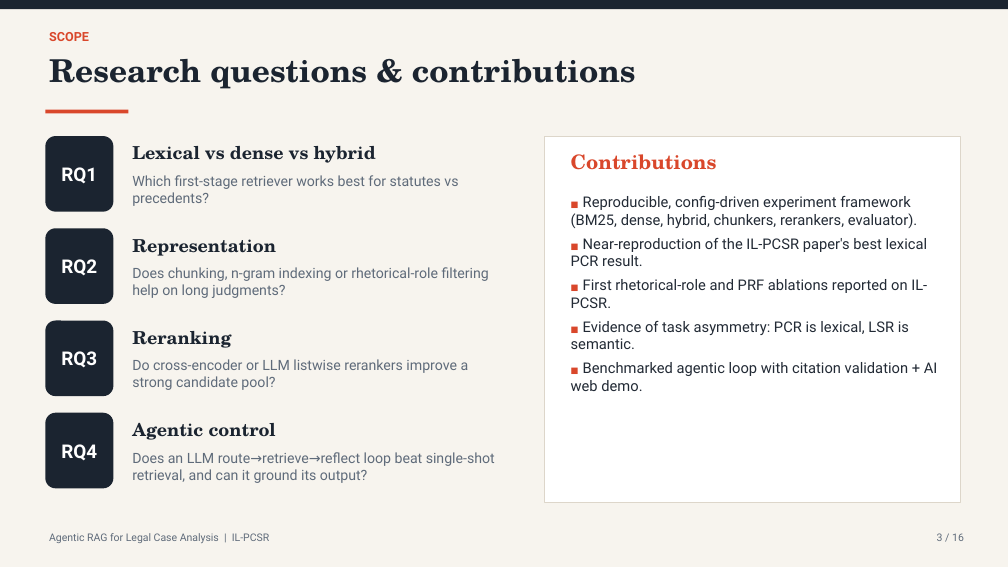
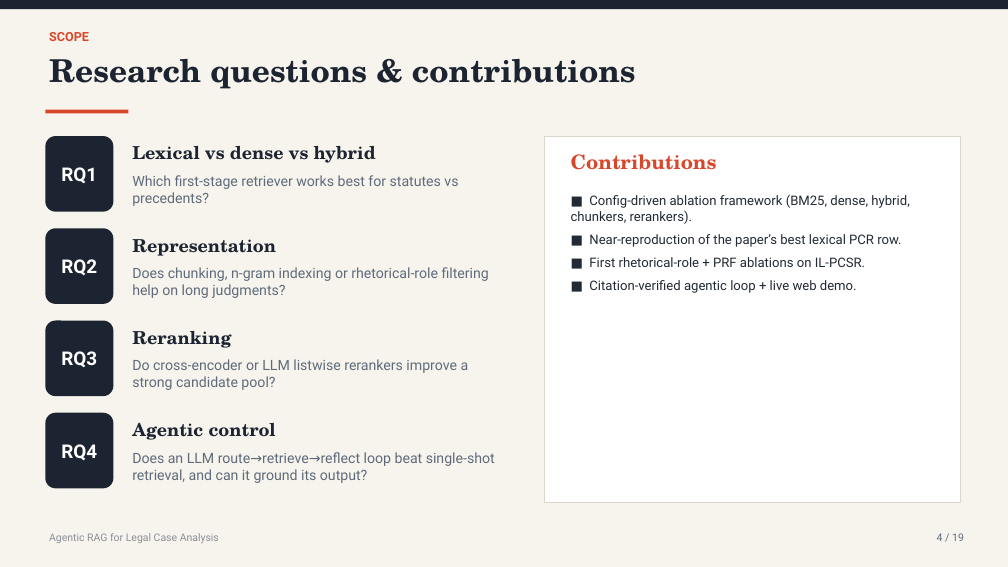
Before and after one commit to sakshi-patil-1111/legal-rag, a slide deck: slide 4 of BTech_Latex_Report/Legal_RAG_Project.pptx (slide 3 before the commit). Drawn at 1008x567 pixels with LibreOffice and Linux fonts; fonts in the diff are those of the drawing. Boxes give left, top, right and bottom in pixels: in the first picture for what was removed or moved away, otherwise in the second. Text is boxed around its words. In the diff, an @@ line names an element or a change of style, - is before the commit and + after.

```diff
--- a/BTech_Latex_Report/Legal_RAG_Project.pptx
+++ b/BTech_Latex_Report/Legal_RAG_Project.pptx
@@ text at box(571, 194, 909, 267): text changed; size 14 to 12.5 pt @@
-■ Reproducible, config-driven experiment framework (BM25, dense, hybrid, chunkers, rerankers, evaluator).
-■ Near-reproduction of the IL-PCSR paper's best lexical PCR result.
-■ First rhetorical-role and PRF ablations reported on IL-PCSR.
-■ Evidence of task asymmetry: PCR is lexical, LSR is semantic.
-■ Benchmarked agentic loop with citation validation + AI web demo.
+■ Config-driven ablation framework (BM25, dense, hybrid, chunkers, rerankers).
+■ Near-reproduction of the paper’s best lexical PCR row.
+■ First rhetorical-role + PRF ablations on IL-PCSR.
+■ Citation-verified agentic loop + live web demo.
@@ text at box(49, 533, 219, 543): text changed; text colour #5F6B7A to #8A8F98 @@
-Agentic RAG for Legal Case Analysis | IL-PCSR
+Agentic RAG for Legal Case Analysis
@@ text at box(937, 533, 964, 541): text changed @@
-3 / 16
+4 / 19
```
Also in this commit, not shown: 14 other slides changed, 4 slides added, 1 slide removed.
